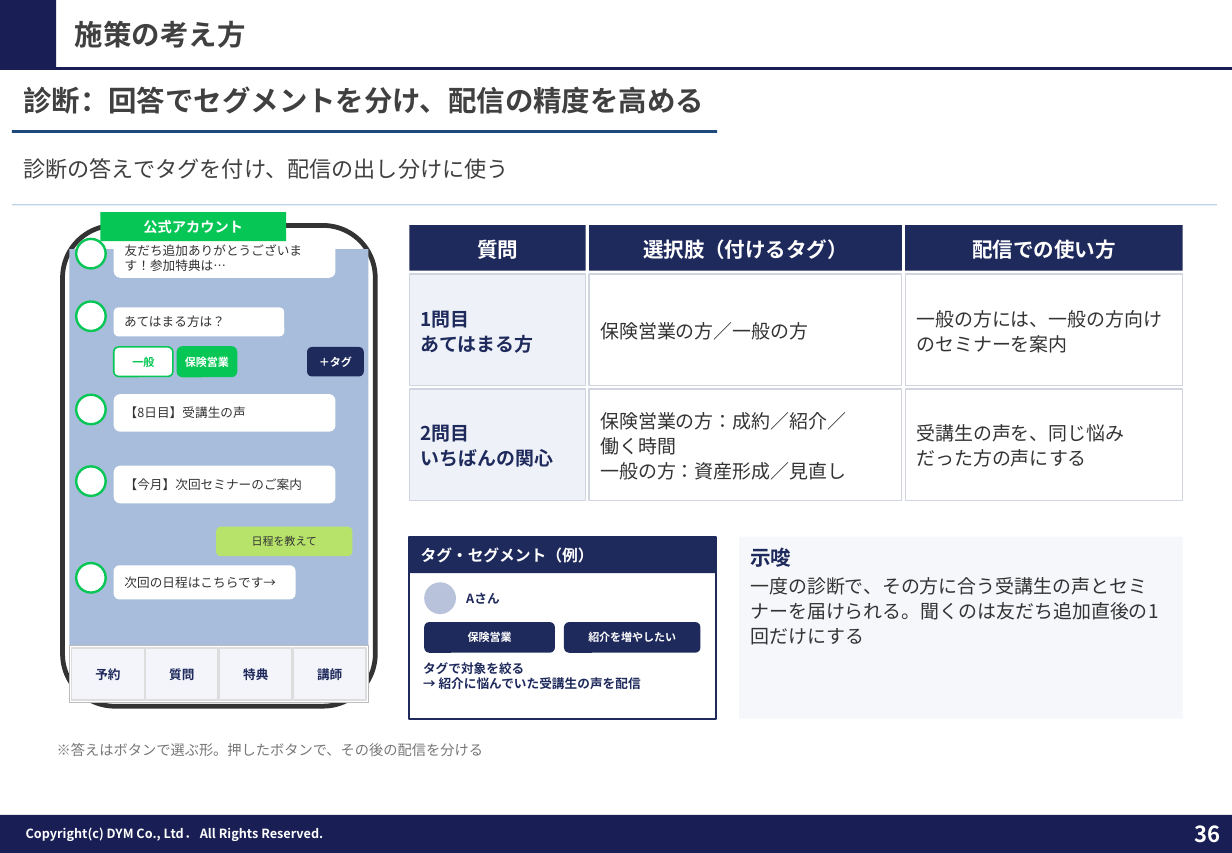
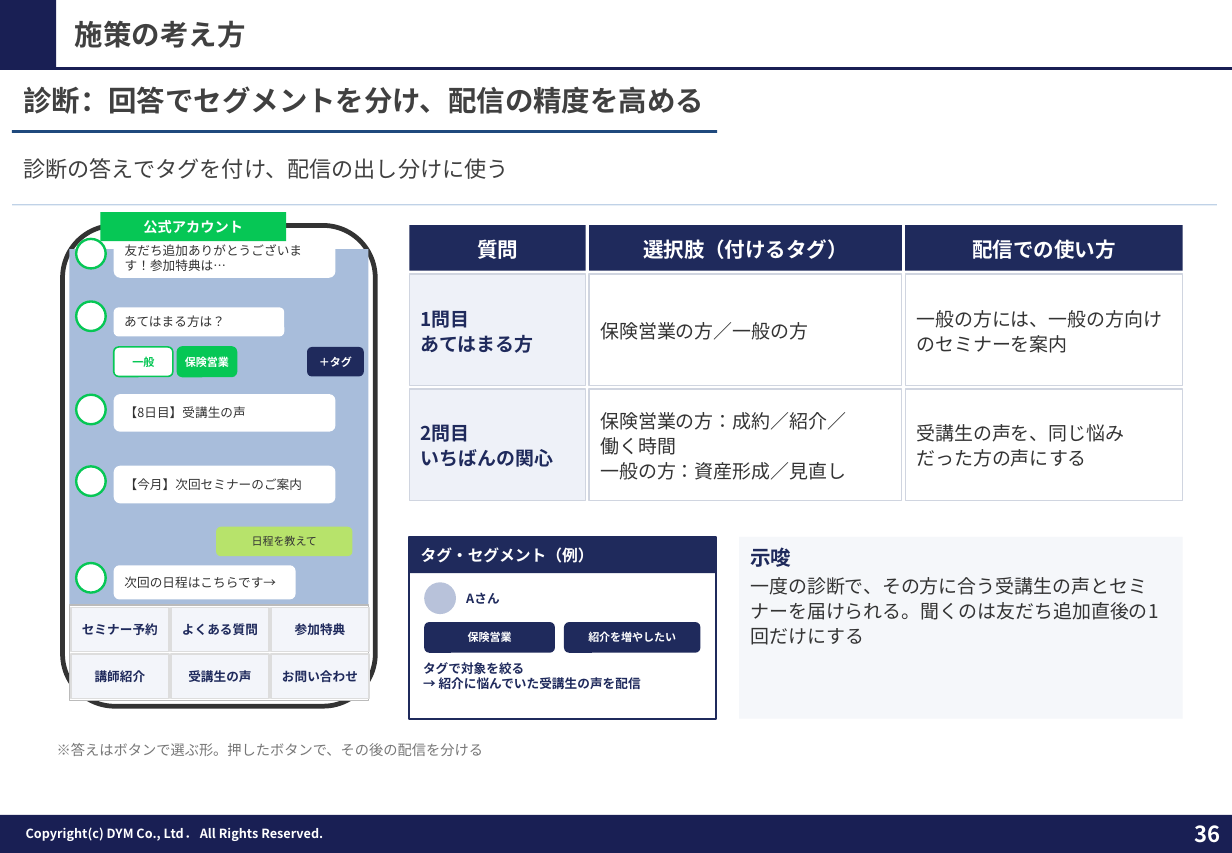
Before and after one commit to tonomura-r-dev/folder, a slide deck: slide 36 of 202610_株式会社すなおコンサルティング御中_LINE公式アカウント運用のご提案_ver7.3.pptx. Drawn at 1232x853 pixels with LibreOffice and Linux fonts; fonts in the diff are those of the drawing; background and template pictures are left out. Boxes give left, top, right and bottom in pixels: in the first picture for what was removed or moved away, otherwise in the second. Text is boxed around its words. In the diff, an @@ line names an element or a change of style, - is before the commit and + after.

```diff
--- a/202610_株式会社すなおコンサルティング御中_LINE公式アカウント運用のご提案_ver7.3.pptx
+++ b/202610_株式会社すなおコンサルティング御中_LINE公式アカウント運用のご提案_ver7.3.pptx
@@ rectangle: place and size @@
-rectangle at [69, 646, 369, 703]
+rectangle at [69, 605, 369, 701]
@@ rectangle "セミナー予約": place and size @@
-rectangle "セミナー予約" at [72, 648, 144, 701]
+rectangle "セミナー予約" at [71, 607, 168, 652]
@@ text in rectangle at [82, 623, 158, 635]: text changed @@
-予約
+セミナー予約
@@ rectangle "よくある質問": place and size @@
-rectangle "よくある質問" at [146, 648, 218, 701]
+rectangle "よくある質問" at [171, 607, 268, 652]
@@ text in rectangle at [182, 623, 258, 635]: text changed @@
-質問
+よくある質問
@@ rectangle "参加特典": place and size @@
-rectangle "参加特典" at [220, 648, 292, 701]
+rectangle "参加特典" at [271, 607, 369, 652]
@@ text in rectangle at [295, 623, 346, 635]: text changed @@
-特典
+参加特典
@@ rectangle "講師紹介": place and size @@
-rectangle "講師紹介" at [293, 648, 366, 701]
+rectangle "講師紹介" at [71, 654, 168, 698]
@@ rectangle added at [171, 654, 268, 698], fill #F3F5FA, outline #DDDDDD 1 pt, 8 pt, text #1F2A5C, bold @@
+受講生の声
@@ rectangle added at [271, 654, 369, 698], fill #F3F5FA, outline #DDDDDD 1 pt, 8 pt, text #1F2A5C, bold @@
+お問い合わせ
@@ text in rectangle at [95, 670, 146, 682]: text changed @@
-講師
+講師紹介
```
Also in this commit, not shown: 1 other file.
